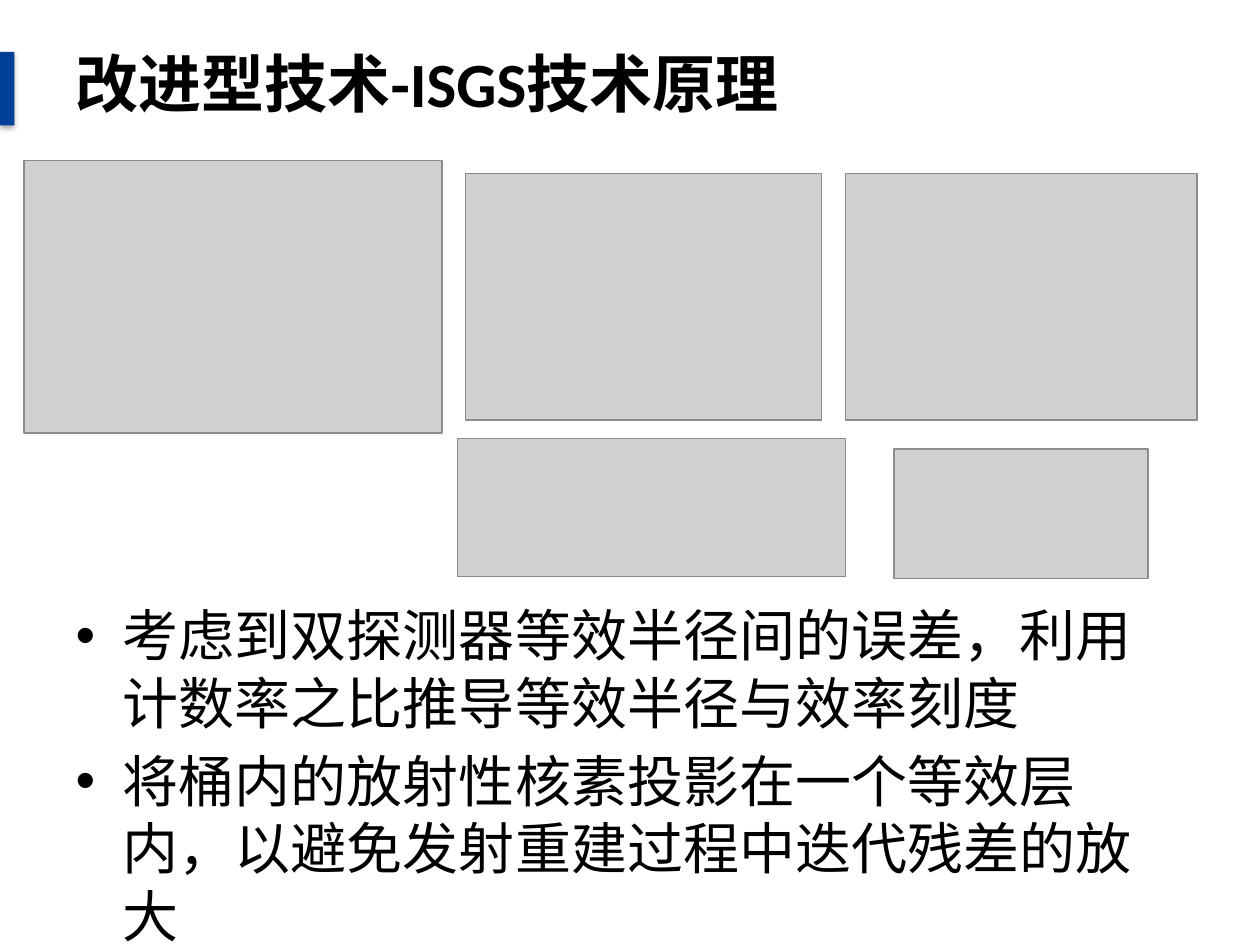
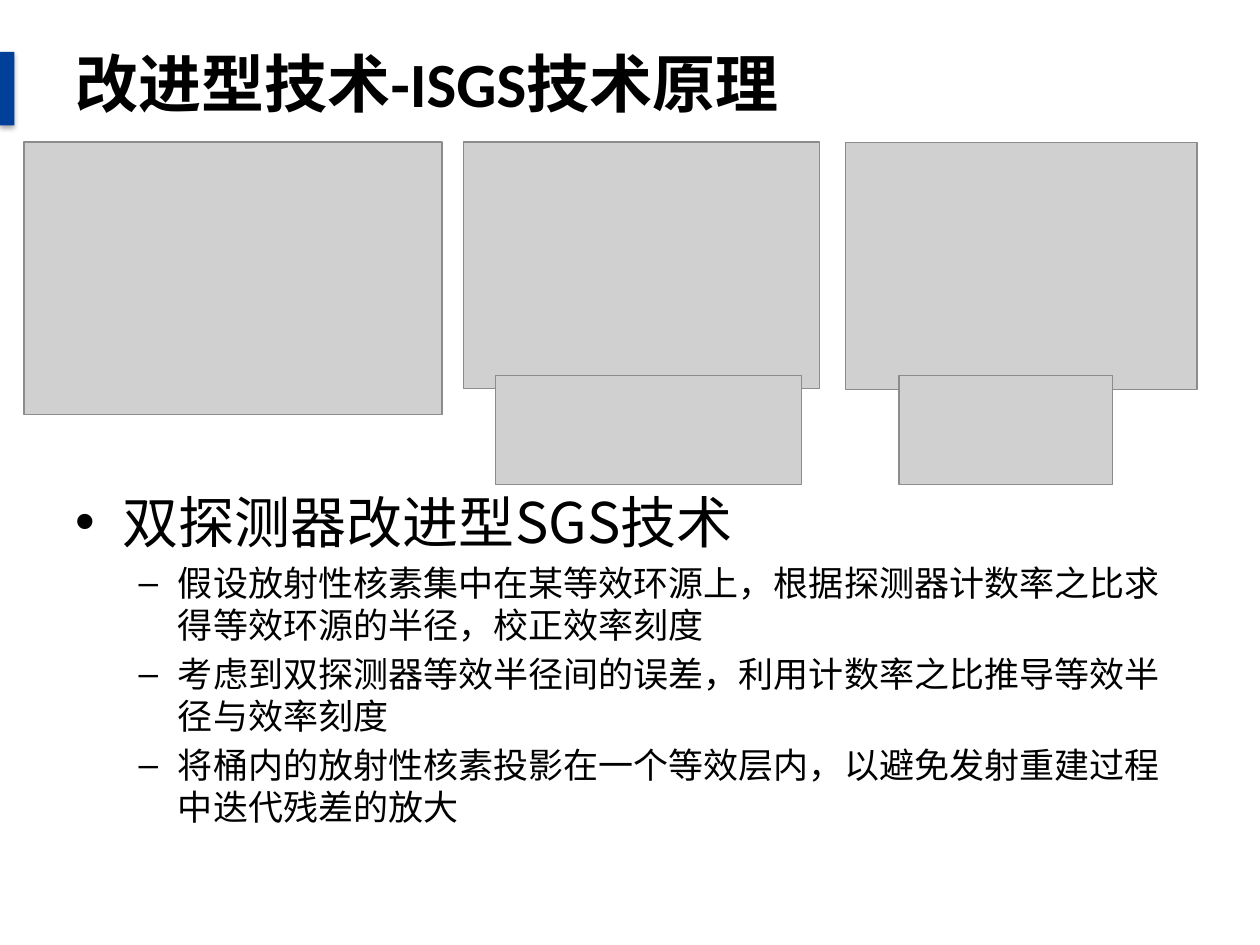
Before and after one commit to danxibao/NDAPapers, a slide deck: slide 24 of 毕业答辩报告.pptx (slide 22 before the commit). Drawn at 1260x945 pixels with LibreOffice and Linux fonts; fonts in the diff are those of the drawing; grey boxes stand for pictures; background and template pictures are left out. Boxes give left, top, right and bottom in pixels: in the first picture for what was removed or moved away, otherwise in the second. Text is boxed around its words. In the diff, an @@ line names an element or a change of style, - is before the commit and + after.

```diff
--- a/毕业答辩报告.pptx
+++ b/毕业答辩报告.pptx
@@ picture: place and size @@
-picture at <box>24,160,442,432</box>
+picture at <box>24,142,442,415</box>
@@ picture: place and size @@
-picture at <box>466,174,822,421</box>
+picture at <box>464,142,819,389</box>
@@ picture: place and size @@
-picture at <box>845,174,1197,421</box>
+picture at <box>845,142,1197,389</box>
@@ picture: place and size @@
-picture at <box>457,438,845,577</box>
+picture at <box>495,375,801,485</box>
@@ picture: place and size @@
-picture at <box>895,449,1149,578</box>
+picture at <box>900,375,1113,484</box>
@@ text "双探测器改进型SGS技术": place and size @@
-text "双探测器改进型SGS技术" at <box>123,608,1131,942</box>
+text "双探测器改进型SGS技术" at <box>123,496,1160,823</box>
@@ text at <box>123,496,1160,642</box>: paragraphs added @@
+• 双探测器改进型SGS技术
+  – 假设放射性核素集中在某等效环源上，根据探测器计数率之比求得等效环源的半径，校正效率刻度
@@ text at <box>178,657,1160,823</box>: size 32 to 20 pt in "考虑到双探测器等效半径间的误差，利用计数率之比推导等效半径与效率刻度", "将桶内的放射性核素投影在一个等效层内，以避免发射重建过程中迭代残差的放大"; bullet • to –; list level 1 to 2 in "考虑到双探测器等效半径间的误差，利用计数率之比推导等效半径与效率刻度"; list level 1 to 2 in "将桶内的放射性核素投影在一个等效层内，以避免发射重建过程中迭代残差的放大" @@
```
Also in this commit, not shown: 8 other slides changed, 3 slides added, 2 other files.
